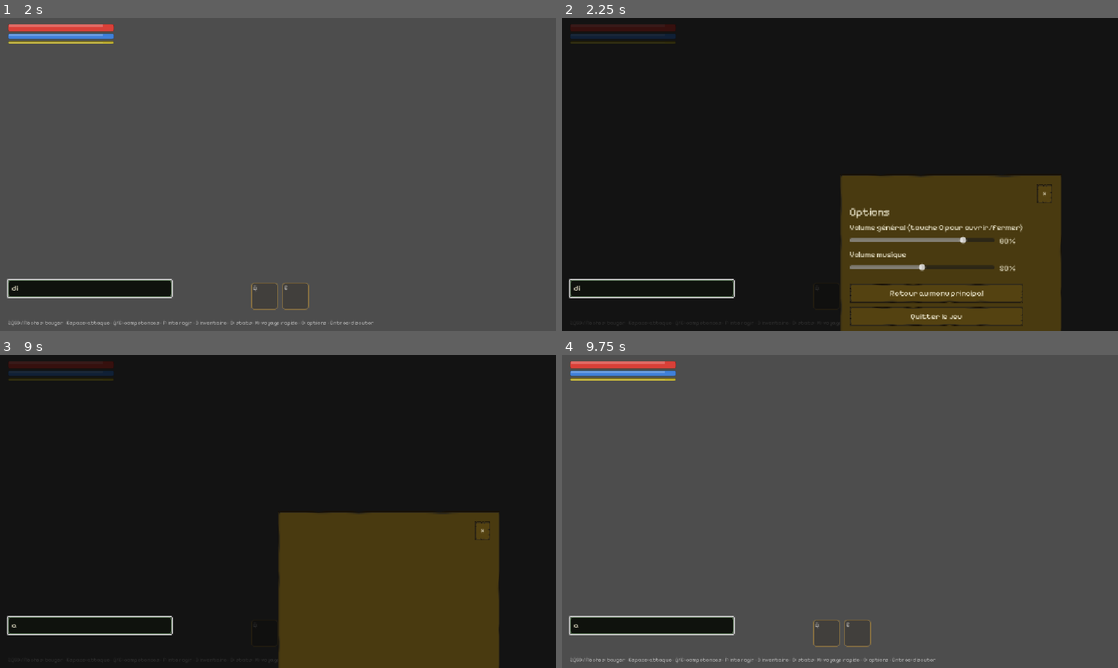
Above: before the commit, frames 1-4 (two rows, left to right).
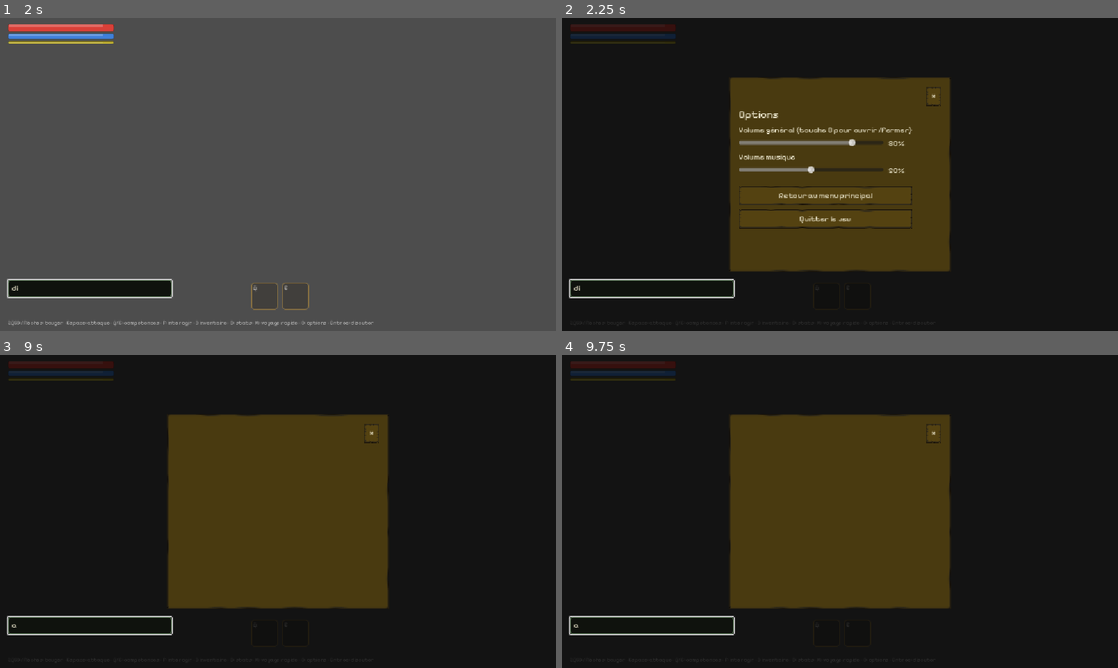
Above: after the commit, the same moments.

Repository: saintstrif13001/riendupout
Game: Godot game, scene res://scenes/Hud.tscn
Same seed, same stepped clock (60 frames per second), same inputs: the game is played once before the commit and once after it. This scene is started directly instead of the project's main scene.
Inputs (mouse positions are in pixels of both pictures, inside the frame that each line leads up to):
- Up to frame 1 (2 s): tap Enter at 0.5 s; move the mouse to (400, 158) at 0.52 s; hold D 0.53-1.25 s; tap I at 0.6 s; click (400, 158) at 0.67 s; tap Space at 0.77, 1.25 s; drag from (166, 190) to (250, 237) at 1.27 s
- Up to frame 2 (2.25 s): tap Enter at 2 s; move the mouse to (895, 105) at 2.02 s; hold D from 2.03 s (still down); tap O at 2.1 s
- Up to frame 3 (9 s): release D at 2.75 s; click "×" at 2.75 s; tap Space at 3.5, 4.52, 5, 7.52 s; drag from (250, 574) to (111, 464) at 3.52 s; tap Enter at 4.25, 4.35 s; move the mouse to (444, 558) at 4.27 s; hold A 4.28-5 s; drag from (111, 464) to (194, 433) at 5.02 s; move the mouse to (305, 511) at 5.77 s; hold S 5.78-6.5 s; tap Q at 5.85 s; click (305, 511) at 5.92 s; drag from (194, 433) to (166, 527) at 6.52 s; move the mouse to (400, 495) at 7.27 s; hold W 7.28-8 s; tap F at 7.35 s; drag from (166, 527) to (250, 574) at 8.02 s; move the mouse to (333, 442) at 8.77 s; hold S from 8.78 s (still down); tap M at 8.85 s
- Up to frame 4 (9.75 s): release S at 9.5 s; drag from (812, 574) to (673, 464) at 9.52 s

Frame 1 is identical in both runs. In frame 2, 33% of the frame differs, in the area x 30-90%, y 19-100%; in frame 3, 32%; in frame 4, 98%, in the area x 0-100%, y 0-100%.
Error before the commit: Invalid call. Nonexistent function 'send_chat_message' in base 'Nil'. (res://scripts/hud.gd:574)
Error after the commit: Invalid call. Nonexistent function 'send_chat_message' in base 'Nil'. (res://scripts/hud.gd:591)

Commit message:
Corrige le centrage des panneaux modaux (dialogue, mort, talents)
Suite direct au retour "certaine choses ne sont pas centre" : set_anchors_
preset(PRESET_CENTER) calcule son decalage de centrage UNE SEULE FOIS, a
l'instant de l'appel. Comme le panneau/la boite etait encore vide (aucun
enfant ajoute) a ce moment-la dans les trois cas (_build_modal_overlay,
donc TOUS les dialogues PNJ/inventaire/voyage/options/stats ; l'ecran de
mort ; l'ecran de choix de talent), Godot centrait une boite de taille
0x0 puis tout le contenu ajoute ensuite (titre, boutons, texte...) la
faisait deriver vers le bas/la droite au lieu de rester centree — visible
sur capture d'ecran (le panneau de dialogue apparaissait plaque contre le
bord droit). grow_horizontal/vertical = GROW_DIRECTION_BOTH la recentre en
continu autour de son ancre peu importe quand/comment son contenu change
de taille, quel que soit l'ordre d'appel.

Tests etendus (test_modal_overlay, test_death_screen, test_talent_ui_flow)
pour verifier les proprietes anchor_*/grow_* qui garantissent le centrage,
plutot qu'une mesure en pixels contre root.size (pas fiable au moment du
test en headless).

Co-Authored-By: Claude Sonnet 5 <noreply@anthropic.com>

Diff:
--- a/scripts/hud.gd
+++ b/scripts/hud.gd
@@ -86,6 +86,14 @@
 	death_overlay.visible = false
 	var box = VBoxContainer.new()
 	box.set_anchors_preset(Control.PRESET_CENTER)
+	# set_anchors_preset() calcule le décalage de centrage une seule fois, à cet
+	# instant précis — comme la boîte est encore vide (aucun label ajouté), il
+	# centre une boîte de taille 0x0, puis tout le contenu ajouté après pousse
+	# la boîte vers le bas/la droite au lieu de rester centré (comportement de
+	# croissance par défaut de Godot). GROW_BOTH la recentre en continu autour
+	# de son ancre, peu importe quand/comment son contenu change de taille.
+	box.grow_horizontal = Control.GROW_DIRECTION_BOTH
+	box.grow_vertical = Control.GROW_DIRECTION_BOTH
 	box.add_theme_constant_override("separation", 8)
 	death_overlay.add_child(box)
 	death_title_label = Label.new()
@@ -352,6 +360,13 @@
 
 	var panel = PanelContainer.new()
 	panel.set_anchors_preset(Control.PRESET_CENTER)
+	# Voir le commentaire de _build_death_overlay() : sans ça, le panneau
+	# n'est centré qu'au moment de sa création (taille 0x0), puis dérive vers
+	# le bas/la droite dès que son contenu (liste de quêtes, boutons...) le
+	# fait grandir — touchait TOUS les dialogues utilisant ce helper partagé
+	# (PNJ, inventaire, voyage, options, stats).
+	panel.grow_horizontal = Control.GROW_DIRECTION_BOTH
+	panel.grow_vertical = Control.GROW_DIRECTION_BOTH
 	panel.custom_minimum_size = Vector2(width, 0)
 	var outer = VBoxContainer.new()
 	outer.add_theme_constant_override("separation", 4)
@@ -401,6 +416,8 @@
 	talent_overlay.add_child(bg)
 	var panel = PanelContainer.new()
 	panel.set_anchors_preset(Control.PRESET_CENTER)
+	panel.grow_horizontal = Control.GROW_DIRECTION_BOTH # voir le commentaire de _build_modal_overlay()
+	panel.grow_vertical = Control.GROW_DIRECTION_BOTH
 	panel.custom_minimum_size = Vector2(480, 0)
 	talent_box = VBoxContainer.new()
 	talent_box.add_theme_constant_override("separation", 10)
--- a/scripts/tools/capture.gd
+++ b/scripts/tools/capture.gd
@@ -1034,6 +1034,21 @@
 	var panel = hud.dialogue_overlay.get_child(1) # bg=0, panel=1
 	var panel_width_reasonable = panel.size.x < 700.0 # 560 de contenu + ~40 de marge du thème
 
+	# Retour direct : "certaine choses ne sont pas centre". set_anchors_preset(
+	# PRESET_CENTER) calcule son décalage de centrage une seule fois, à l'instant
+	# de l'appel — comme le panneau était encore vide (aucun enfant), Godot
+	# centrait une boîte 0x0 puis tout le contenu ajouté après le faisait dériver
+	# vers le bas/la droite au lieu de rester centré. grow_horizontal/vertical=
+	# GROW_DIRECTION_BOTH est ce qui garantit qu'il RESTE centré peu importe
+	# comment son contenu change de taille — plus fiable ici qu'une mesure en
+	# pixels contre root.size, qui n'est pas stable au moment du test (le
+	# pilote d'affichage headless ne respecte pas forcément le 1152x648 fixé
+	# dans _initialize() une fois la scène chargée).
+	var panel_is_centered = (panel.anchor_left == 0.5 and panel.anchor_right == 0.5
+		and panel.anchor_top == 0.5 and panel.anchor_bottom == 0.5
+		and panel.grow_horizontal == Control.GROW_DIRECTION_BOTH
+		and panel.grow_vertical == Control.GROW_DIRECTION_BOTH)
+
 	var outer = panel.get_child(0)
 	var header = outer.get_child(0)
 	var close_btn = header.get_child(header.get_child_count() - 1)
@@ -1056,9 +1071,9 @@
 	bg.gui_input.emit(ev)
 	var click_outside_closes_overlay = not hud.dialogue_overlay.visible
 
-	var all_ok = panel_width_reasonable and close_button_is_top_right and no_child_overflows_panel and close_button_closes_overlay and click_outside_closes_overlay
-	print("TEST_RESULT all_ok=%s panel_width_reasonable=%s (width=%.0f) close_button_is_top_right=%s no_child_overflows_panel=%s close_button_closes_overlay=%s click_outside_closes_overlay=%s"
-		% [all_ok, panel_width_reasonable, panel.size.x, close_button_is_top_right, no_child_overflows_panel, close_button_closes_overlay, click_outside_closes_overlay])
+	var all_ok = panel_width_reasonable and panel_is_centered and close_button_is_top_right and no_child_overflows_panel and close_button_closes_overlay and click_outside_closes_overlay
+	print("TEST_RESULT all_ok=%s panel_width_reasonable=%s (width=%.0f) panel_is_centered=%s close_button_is_top_right=%s no_child_overflows_panel=%s close_button_closes_overlay=%s click_outside_closes_overlay=%s"
+		% [all_ok, panel_width_reasonable, panel.size.x, panel_is_centered, close_button_is_top_right, no_child_overflows_panel, close_button_closes_overlay, click_outside_closes_overlay])
 
 func _run_sell_item_test() -> void:
 	print("TEST_START:sell_item")
@@ -1169,10 +1184,17 @@
 	# (c'est exactement le genre de trou qui cachait le bug des quêtes 'talk').
 	hud._on_talent_available(tier)
 	var overlay_shown = hud.talent_overlay.visible
+	# Retour direct : "certaine choses ne sont pas centre" — même bug que le
+	# modal helper et l'écran de mort (voir test_modal_overlay).
+	var talent_panel = hud.talent_overlay.get_child(1) # bg=0, panel=1
+	var talent_panel_is_centered = (talent_panel.anchor_left == 0.5 and talent_panel.anchor_right == 0.5
+		and talent_panel.anchor_top == 0.5 and talent_panel.anchor_bottom == 0.5
+		and talent_panel.grow_horizontal == Control.GROW_DIRECTION_BOTH
+		and talent_panel.grow_vertical == Control.GROW_DIRECTION_BOTH)
 	hud._choose_talent(tier, chosen.id)
 	var atk_after = inst.player.stats.atk
-	print("TEST_RESULT overlay_shown_before_choice=%s talent_recorded=%s stats_actually_updated_on_player=%s overlay_hidden_after=%s"
-		% [overlay_shown, inst.char_data.talents.get(str(tier.level)) == chosen.id,
+	print("TEST_RESULT overlay_shown_before_choice=%s talent_panel_is_centered=%s talent_recorded=%s stats_actually_updated_on_player=%s overlay_hidden_after=%s"
+		% [overlay_shown, talent_panel_is_centered, inst.char_data.talents.get(str(tier.level)) == chosen.id,
 			atk_after != atk_before, not hud.talent_overlay.visible])
 	print("TEST_RESULT2 hp_clamped_to_new_max=%s" % [inst.player.hp <= inst.player.stats.max_hp])
 
@@ -2313,6 +2335,17 @@
 	var shown_after_death = hud.death_overlay.visible
 	var shows_countdown = "3" in hud.death_countdown_label.text
 	var shows_gold_lost = "or" in hud.death_countdown_label.text and inst.char_data.bloodstain.gold > 0
+	# Retour direct : "certaine choses ne sont pas centre" — même bug que le
+	# modal helper (voir test_modal_overlay) : PRESET_CENTER calculé avant que
+	# les labels n'existent, la boîte dérivait donc hors du centre réel.
+	# grow_horizontal/vertical=GROW_DIRECTION_BOTH garantit qu'elle reste
+	# centrée peu importe la taille de son contenu (voir test_modal_overlay
+	# pour pourquoi une mesure en pixels contre root.size n'est pas fiable ici).
+	var death_box = hud.death_overlay.get_child(0)
+	var death_box_is_centered = (death_box.anchor_left == 0.5 and death_box.anchor_right == 0.5
+		and death_box.anchor_top == 0.5 and death_box.anchor_bottom == 0.5
+		and death_box.grow_horizontal == Control.GROW_DIRECTION_BOTH
+		and death_box.grow_vertical == Control.GROW_DIRECTION_BOTH)
 
 	# BUG DE TEST : "now - 1.0" peut devenir négatif si le moteur tourne depuis
 	# moins d'une seconde (fréquent en headless, qui traite les frames bien plus
@@ -2325,9 +2358,9 @@
 	var hidden_after_respawn = not hud.death_overlay.visible
 	var player_alive_again = not inst.player.dead
 
-	var all_ok = hidden_before_death and shown_after_death and shows_countdown and shows_gold_lost and hidden_after_respawn and player_alive_again
-	print("TEST_RESULT all_ok=%s hidden_before_death=%s shown_after_death=%s shows_countdown=%s shows_gold_lost=%s hidden_after_respawn=%s player_alive_again=%s"
-		% [all_ok, hidden_before_death, shown_after_death, shows_countdown, shows_gold_lost, hidden_after_respawn, player_alive_again])
+	var all_ok = hidden_before_death and shown_after_death and shows_countdown and shows_gold_lost and death_box_is_centered and hidden_after_respawn and player_alive_again
+	print("TEST_RESULT all_ok=%s hidden_before_death=%s shown_after_death=%s shows_countdown=%s shows_gold_lost=%s death_box_is_centered=%s hidden_after_respawn=%s player_alive_again=%s"
+		% [all_ok, hidden_before_death, shown_after_death, shows_countdown, shows_gold_lost, death_box_is_centered, hidden_after_respawn, player_alive_again])
 
 func _run_stats_screen_test() -> void:
 	print("TEST_START:stats_screen")
